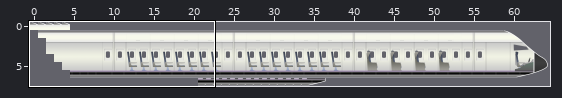
An edit to a level. Tiled map, Content/planemap.tmx. The picture above shows the old version from afar; the outline marks the close-up.
Close-up. First the earlier version:
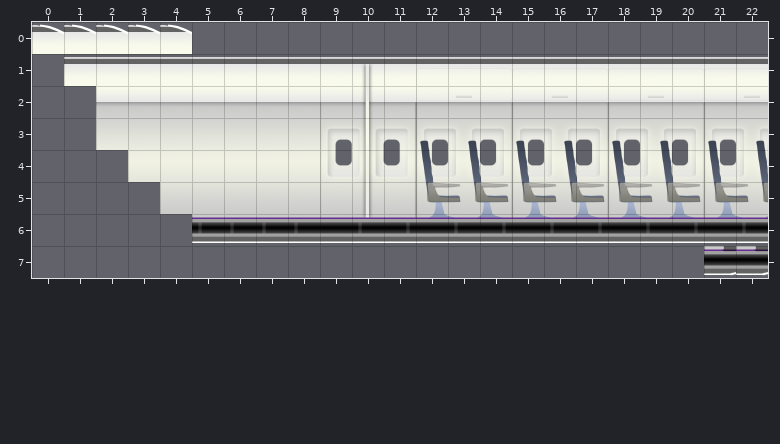
Cells are 100x100 px. Shown: x 0..22, y 0..7. The commit also changed other parts of the map, which this record leaves out.
And afterwards:
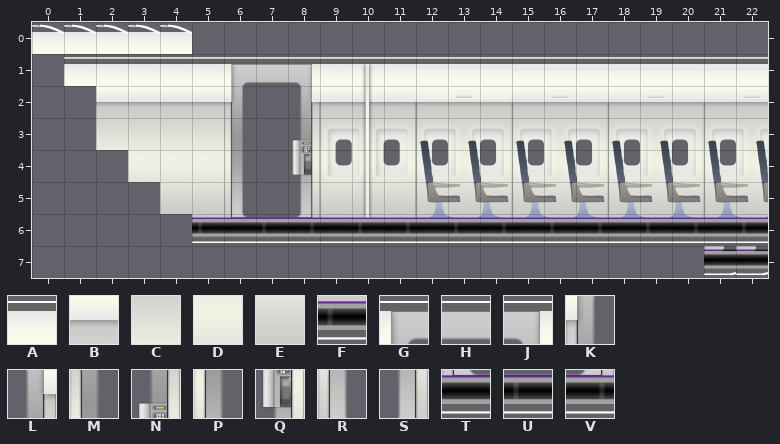
Key: from "PlaneInner-Cockpit": A 1, B 13, C 25, D 37, E 49, F 61; from "PlaneInner-ExitOpen": G 0, H 1, J 2, K 3, L 5, M 6, N 8, P 9, Q 11, R 12, S 14, T 15, U 16, V 17.
_ is an empty cell.
Difference:
Layer "internal":
The edit turns tile A into tile G in row 1 at x 6.
The edit turns tile A into tile H in row 1 at x 7.
The edit turns tile A into tile J in row 1 at x 8.
The edit turns tile B into tile K in row 2 at x 6.
The edit turns tile B into tile L in row 2 at x 8.
The edit turns tile C into tile M in row 3 at x 6.
The edit turns tile C into tile N in row 3 at x 8.
The edit turns tile D into tile P in row 4 at x 6.
The edit turns tile D into tile Q in row 4 at x 8.
The edit turns tile E into tile R in row 5 at x 6.
The edit turns tile E into tile S in row 5 at x 8.
The edit turns tile F into tile T in row 6 at x 6.
The edit turns tile F into tile U in row 6 at x 7.
The edit turns tile F into tile V in row 6 at x 8.
Tile B is gone in row 2 at x 7.
Tile C is gone in row 3 at x 7.
Tile D is gone in row 4 at x 7.
Tile E is gone in row 5 at x 7.
Pixel boxes of the changes (left, top, right, bottom) in both close-ups:
changed: (224, 64, 320, 234)
